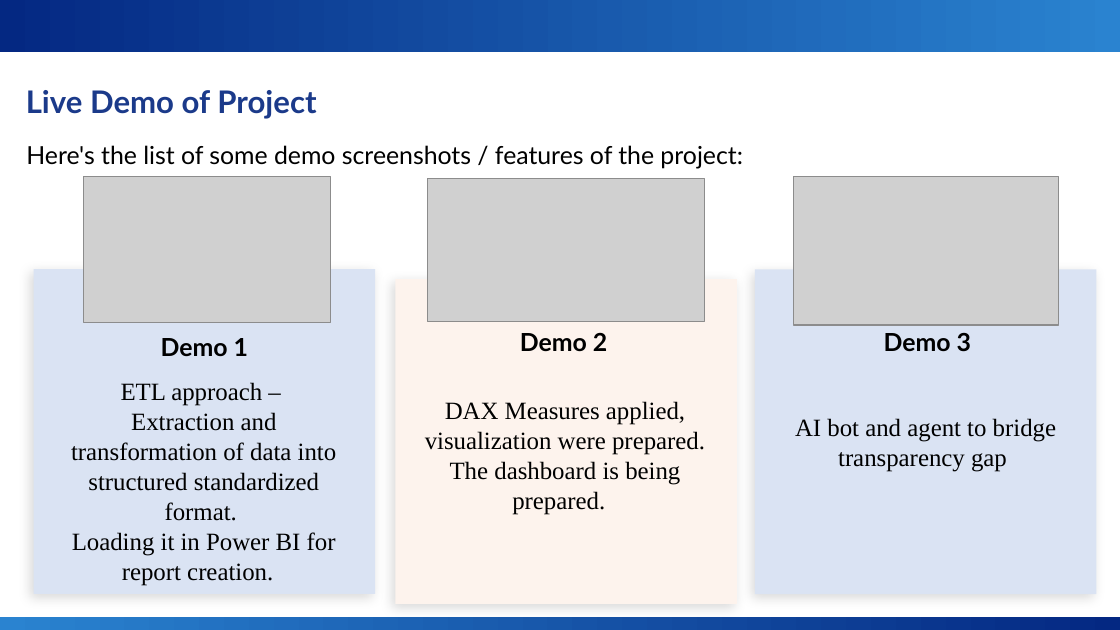
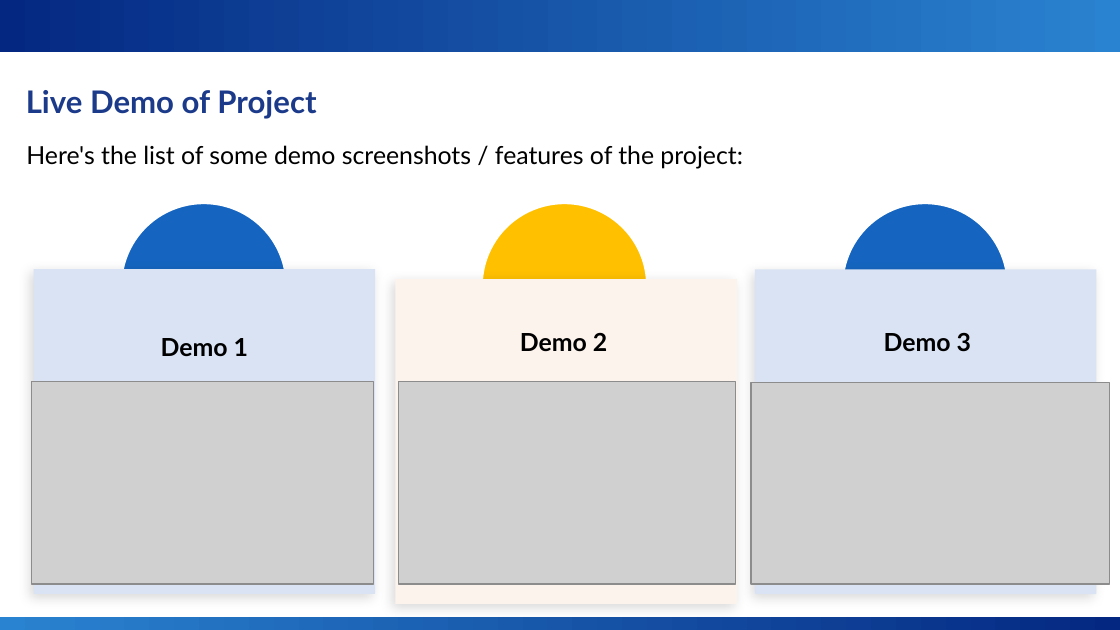
Before and after one commit to snehakhandelwal666-cmyk/sneha_project, a slide deck: slide 9 of PAY LENS - VISUALISING SALARY TRUTH WITH BI & AI.pptx. Drawn at 1120x630 pixels with LibreOffice and Linux fonts; fonts in the diff are those of the drawing; grey boxes stand for pictures; background and template pictures are left out. Boxes give left, top, right and bottom in pixels: in the first picture for what was removed or moved away, otherwise in the second. Text is boxed around its words. In the diff, an @@ line names an element or a change of style, - is before the commit and + after.

```diff
--- a/PAY LENS - VISUALISING SALARY TRUTH WITH BI & AI.pptx
+++ b/PAY LENS - VISUALISING SALARY TRUTH WITH BI & AI.pptx
@@ picture removed at (428, 178, 706, 321) @@
@@ picture: place and size @@
-picture at (84, 176, 332, 323)
+picture at (31, 382, 374, 585)
@@ text at (71, 382, 337, 586): text changed @@
-ETL approach –
-Extraction and transformation of data into structured standardized format.
-Loading it in Power BI for report creation.
+.
@@ picture added at (399, 382, 735, 585) @@
@@ picture: place and size @@
-picture at (794, 176, 1058, 325)
+picture at (752, 383, 1110, 585)
@@ text at (425, 401, 705, 515): text changed @@
-DAX Measures applied, visualization were prepared. The dashboard is being prepared.
+.
@@ text removed at (795, 418, 1056, 472) @@
-AI bot and agent to bridge transparency gap
```
Also in this commit, not shown: 4 other slides changed, 1 slide added, 1 slide removed.
